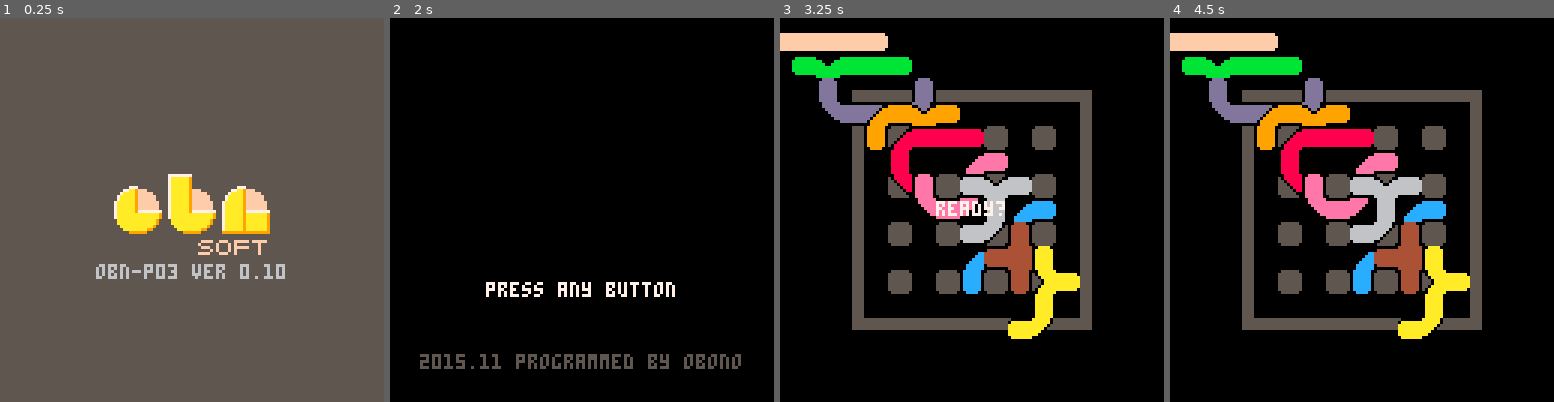
Above: before the commit, frames 1-4 (left to right).
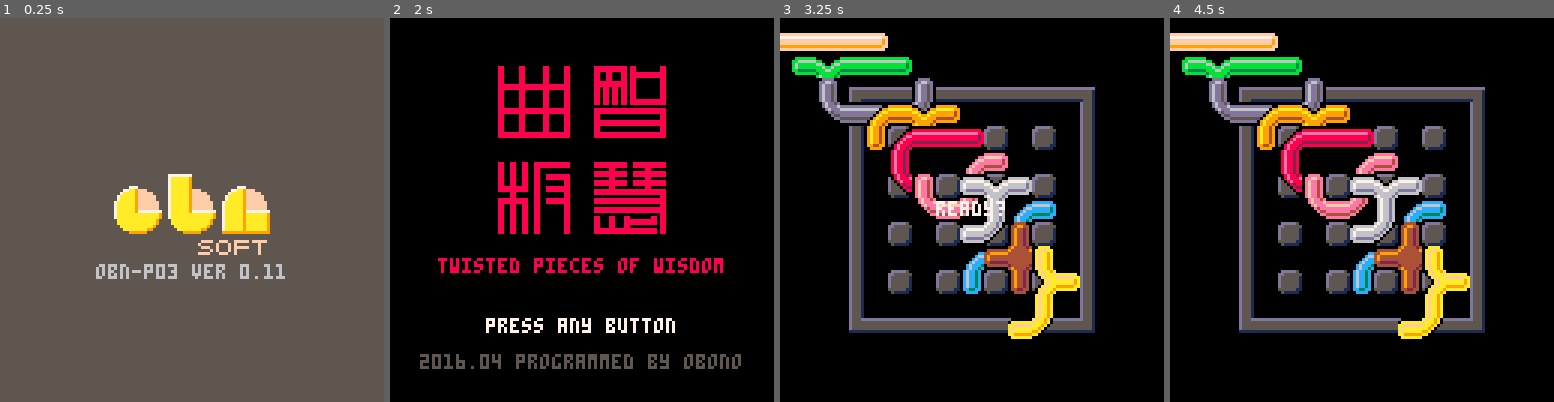
Above: after the commit, the same moments.

Repository: obono/Pico8Works
Game: PICO-8 cartridge src/chiepzl.p8
Two runs of this game, one before a commit and one after it. Both use one fixed random seed, a clock stepped at 60 frames per second and the inputs below.
Inputs:
- Up to frame 1 (0.25 s): no input
- Up to frame 2 (2 s): tap X (X key) at 0.33, 1.07, 1.85 s; tap O (Z key) at 0.7, 1.7 s; hold Right from 1.6 s (still down)
- Up to frame 3 (3.25 s): release Right at 2.1 s; tap O (Z key) at 2.1, 2.5, 2.9 s; hold Up 2.15-2.42 s; hold Right 2.47-3.03 s; tap X (X key) at 2.97 s; hold Left from 3.08 s (still down)
- Up to frame 4 (4.5 s): tap O (Z key) at 3.3, 3.7, 4.1 s; release Left at 3.58 s; hold Down 3.63-3.97 s; hold Right from 4.02 s (still down); tap X (X key) at 4.08 s

The runs differ from the first frame. In frame 1, less than 0.1% of the frame differs, in the area x 71-75%, y 64-68%; in frame 2, 11%, in the area x 12-87%, y 12-92%; in frame 3, 8.9%; in frame 4, 9.1%.

Commit message:
'Chie no Magari Ita' v0.11
 - Tune pieces image.
 - Title screen.

Diff:
--- a/src/chiepzl.p8
+++ b/src/chiepzl.p8
@@ -2,9 +2,9 @@
 version 5
 __lua__
 
--- chie no magari ita v0.10
-
---copyright (c) 2015 obono
+-- chie no magari ita v0.11
+
+--copyright (c) 2016 obono
 --released under the mit license
 --http://opensource.org/licenses/mit
 
@@ -27,7 +27,7 @@
  map(124,28,56,48,2,3) -- b
  map(126,29,74,56,2,2) -- n
  map(125,31,66,72,3,1) -- soft
- print("obn-p03 ver 0.10",
+ print("obn-p03 ver 0.11",
    32,82,6)
 end
 
@@ -46,9 +46,12 @@
 
 function draw_title()
  cls()
+ map(91,0,36,16,7,7)
+ print("twisted pieces of "..
+   "wisdom",16,80,8)
  print("press any button",
-   32,88,7)
- print("2015.11 "..
+   32,100,7)
+ print("2016.04 "..
    "programmed by obono",
    10,112,5)
 end
@@ -131,11 +134,13 @@
 end
 
 col_piece = {
- 15,11,13,9,8,14,6,12,4,10
+  9, 3, 5, 4, 2, 4,13, 3, 2, 9,
+ 15,11,13, 9, 8,14, 6,12, 4,10,
+  7, 6, 6,10,14,15, 7, 6, 9,15,
 }
 
 function draw_piece(x,y,p,r)
- local cx,cy,cw,ch,fx,fy
+ local cx,cy,cw,ch,fx,fy,i
  if p<4 then
   if r<4 then
    cx,cy,cw,ch=0,r*2,8,2
@@ -150,7 +155,9 @@
   fx,fy=1+r%2,1+flr(r/2)%2
  end
  pal(1,0)
- pal(7,col_piece[p])
+ for i=0,2 do
+  pal(5+i,col_piece[p+i*10])
+ end
  x-=fx*8 y-=fy*8
  map((p-1)*8+cx,cy,x,y,cw,ch)
  pal()
@@ -328,13 +335,13 @@
 0000000000000000000000000000000000000000000000000000000000000000000000000000000000000000000000000000000000000000000000000000000000000000000000000000000000000000000000000000000000000000000000000000000000000000000000000000000000000000000000000000000000000000
 0000000000000000000000000000000000000000000000000000000000000000000000000000000000000000000000000000000000000000000000000000000000000000000000000000000000000000000000000000000000000000000000000000000000000000000000000000000000000000000000000000000000000000
 __map__
-04090909090a000000080e09090a0000000500000005000004090e0a080e09030409090a080909030000040a0803000000080e0a080e0a000000040a0803000000050000000005000005000000000500101111111111111111111200000000000000000000000000000000000000000000000000000000000000000000000000
-07000000000000000000070000000000000209090901000007000700000700070600000000000006050006000006000500000600000600000000060000060000080f0a0000080f0a000d0a0000080c00130000000000000000001400000000000000000000000000000000000000000000000000000000000000000000000000
-0500000000000000000005000000000000040909090300000000000000000000020a00000000080102090100000209010008010000020a00040901000002090300070000000007000006000000000600130018001800180018001400000000000000000000000000000000000000000000000000000000000000000000000000
+04090909090a000000080e09090a0000000500000005000004090e0a080e09030409090a080909030000040a0803000000080e0a080e0a000000040a0803000000050000000005000005000000000500101111111111111111111246474800404142000000000000000000000000000000000000000000000000000000000000
+07000000000000000000070000000000000209090901000007000700000700070600000000000006050006000006000500000600000600000000060000060000080f0a0000080f0a000d0a0000080c00130000000000000000001456575800505152000000000000000000000000000000000000000000000000000000000000
+0500000000000000000005000000000000040909090300000000000000000000020a00000000080102090100000209010008010000020a00040901000002090300070000000007000006000000000600130018001800180018001466676800606162000000000000000000000000000000000000000000000000000000000000
 02090909090a000000080b09090a00000007000000070000000000000000000000000000000000000000000000000000000000000000000007000000000000070000000000000000080100000000020a130000000000000000001400000000000000000000000000000000000000000000000000000000000000000000000000
-0008090909090300000809090e0a00000005000000050000000000000000000000000000000000000000000000000000000000000000000005000000000000050000000000000000080300000000040a130018001800180018001400000000000000000000000000000000000000000000000000000000000000000000000000
-0000000000000700000000000700000000020909090100000000000000000000040a00000000080304090300000409030008030000040a00020903000004090100050000000005000006000000000600130000000000000000001400000000000000000000000000000000000000000000000000000000000000000000000000
-00000000000005000000000005000000000409090903000005000500000500050600000000000006070006000006000700000600000600000000060000060000080f0a0000080f0a000d0a0000080c00130018001800180018001400000000000000000000000000000000000000000000000000000000000000000000000000
+0008090909090300000809090e0a00000005000000050000000000000000000000000000000000000000000000000000000000000000000005000000000000050000000000000000080300000000040a1300180018001800180014494a4b00434445000000000000000000000000000000000000000000000000000000000000
+0000000000000700000000000700000000020909090100000000000000000000040a00000000080304090300000409030008030000040a000209030000040901000500000000050000060000000006001300000000000000000014595a5b00535455000000000000000000000000000000000000000000000000000000000000
+00000000000005000000000005000000000409090903000005000500000500050600000000000006070006000006000700000600000600000000060000060000080f0a0000080f0a000d0a0000080c001300180018001800180014696a6b00636465000000000000000000000000000000000000000000000000000000000000
 0008090909090100000809090b0a0000000700000007000002090b0a080b09010209090a080909010000020a0801000000080b0a080b0a000000020a0801000000070000000007000007000000000700130000000000000000001400000000000000000000000000000000000000000000000000000000000000000000000000
 040a08030000000000000000000000000000000000000000040a00000000080304090300000409030008030000040a0000000000000000000000040a0803000000050000000005000000000505000000130018001800180018001400000000000000000000000000000000000000000000000000000000000000000000000000
 060000060500000505000005050000050803040a0803040a06000000000000060600070000070006000006000006000005000500000500050000060000060000080f0a0000080f0a080e090102090e0a130000000000000000001400000000000000000000000000000000000000000000000000000000000000000000000000
Not shown, changed: 40 lines of the sprite sheet (__gfx__) section of src/chiepzl.p8
